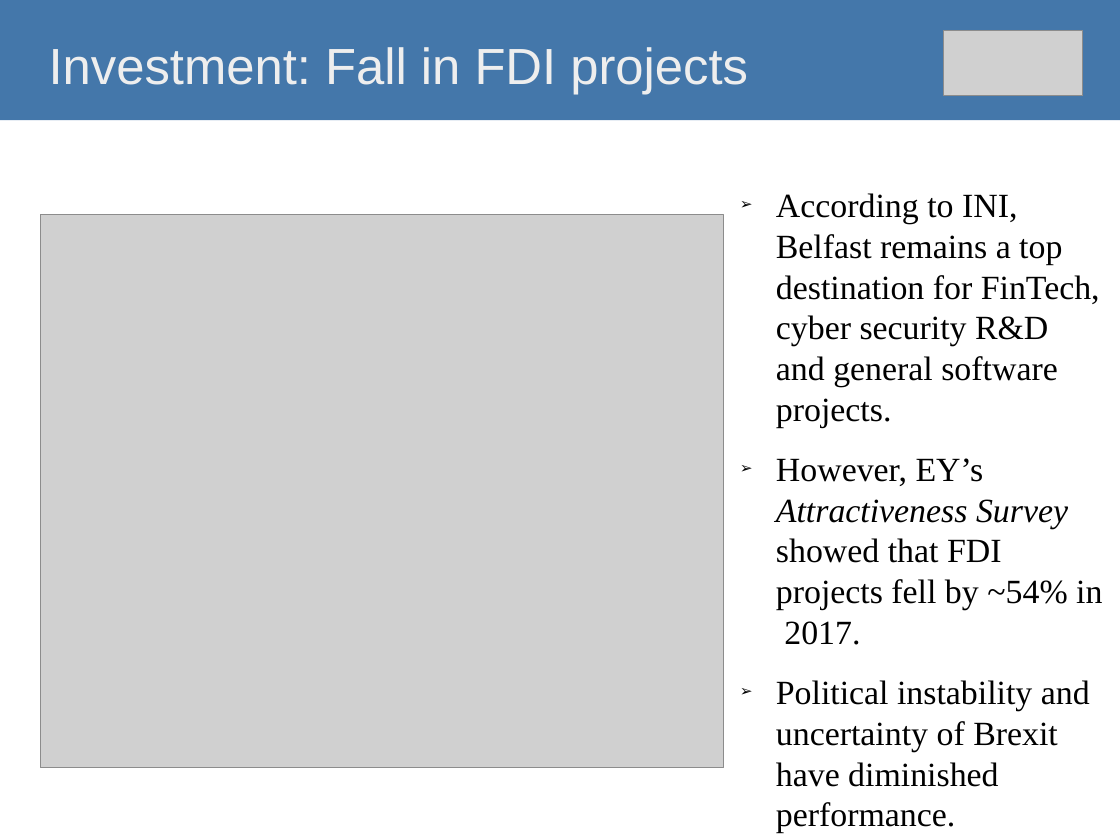
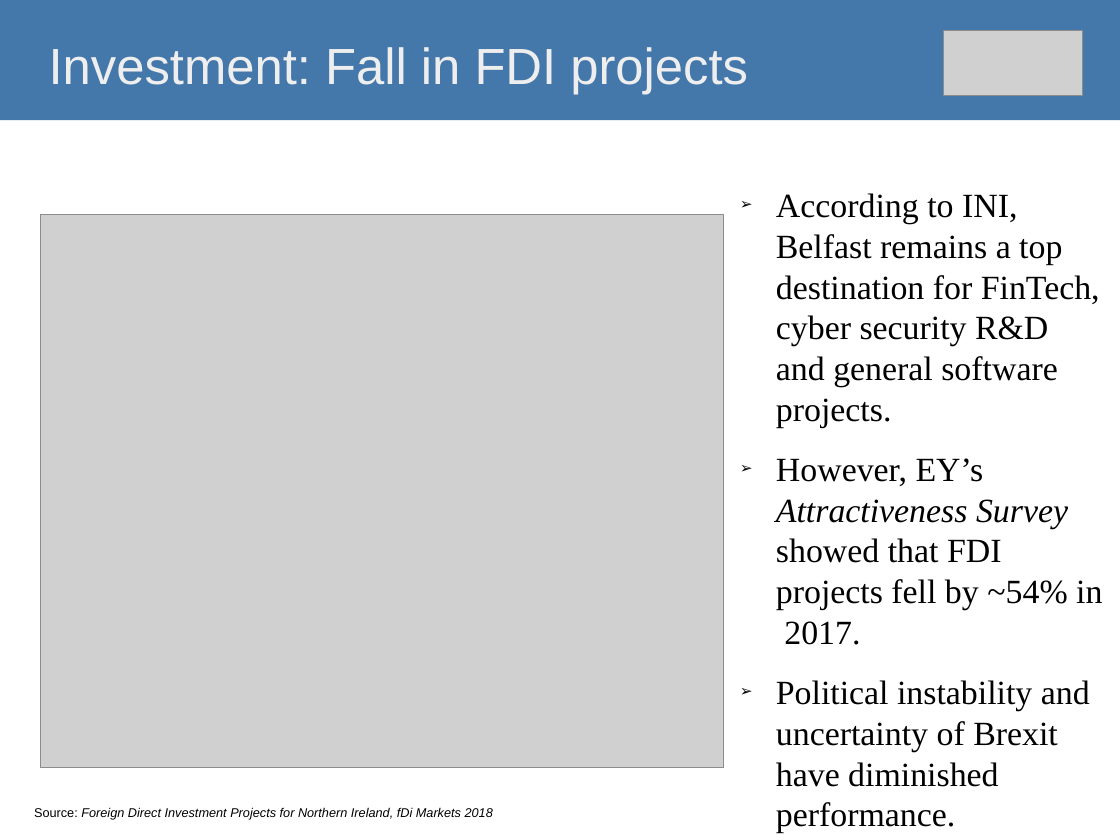
Before and after one commit to O1sims/MigrationNI, a slide deck: slide 13 of presentation/impact-of-brexit-on-ni-economy.odp. Drawn at 1120x840 pixels with LibreOffice and Linux fonts; fonts in the diff are those of the drawing; grey boxes stand for pictures. Boxes give left, top, right and bottom in pixels: in the first picture for what was removed or moved away, otherwise in the second. Text is boxed around its words. In the diff, an @@ line names an element or a change of style, - is before the commit and + after.

```diff
--- a/presentation/impact-of-brexit-on-ni-economy.odp
+++ b/presentation/impact-of-brexit-on-ni-economy.odp
@@ text added at (x1=34, y1=807, x2=493, y2=820), 9 pt, text #000000, italic @@
+Source: Foreign Direct Investment Projects for Northern Ireland, fDi Markets 2018
```
Also in this commit, not shown: 9 other slides changed, 1 other file.
